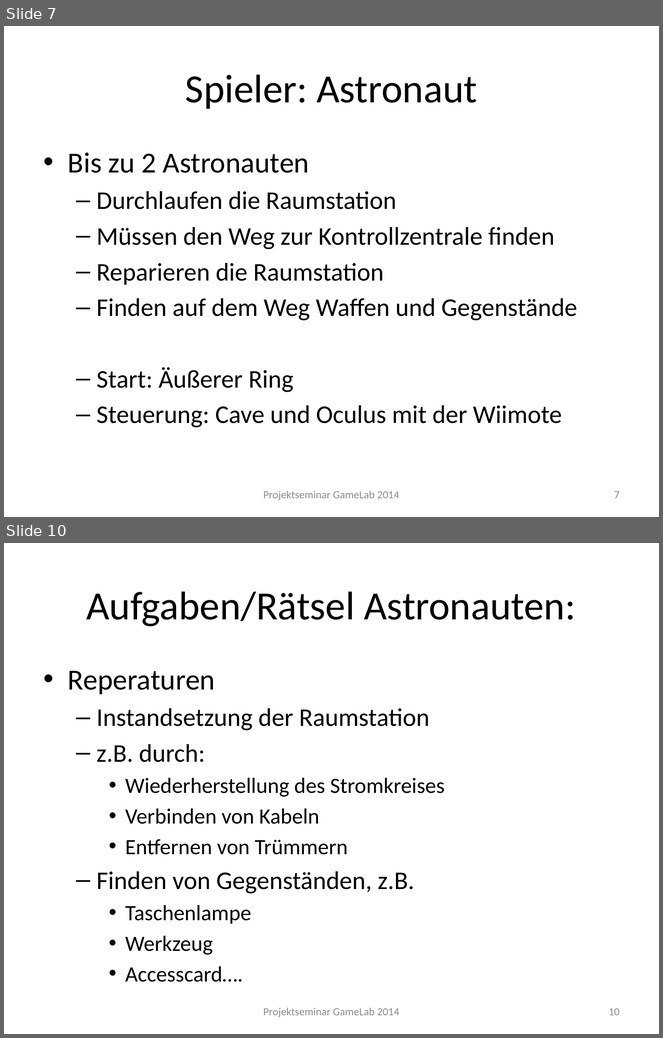
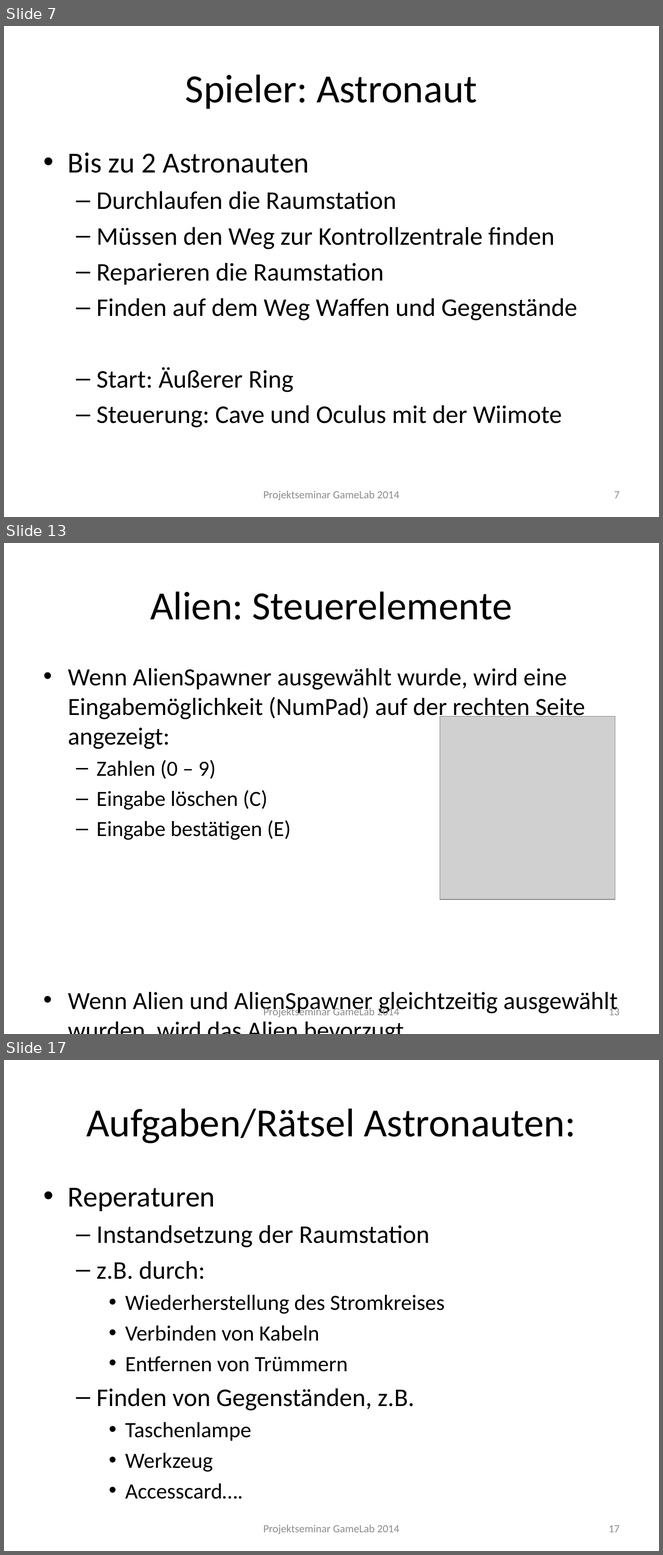
Before and after one commit to Instinctlol/gamelab2014, a slide deck: Abschlusspräsentation/SpielkonzeptFINAL.pptx. Shown one above the other, each under a label of ours: slides 7 and 10 before the commit, slides 7, 13 and 17 after it; the slides between them are not shown. The pictures are 663x1038 and 663x1555 pixels, drawn with LibreOffice and Linux fonts; fonts in the diff are those of the drawing; grey boxes stand for pictures; background and template pictures are left out. Boxes give left, top, right and bottom in pixels: in the first picture for what was removed or moved away, otherwise in the second. Text is boxed around its words. In the diff, an @@ line names an element or a change of style, - is before the commit and + after.

Commit message:
Alien Sachen reingepackt

```diff
--- a/Abschlusspräsentation/SpielkonzeptFINAL.pptx
+++ b/Abschlusspräsentation/SpielkonzeptFINAL.pptx
@@ slide 13 added at [4,543,659,1034], background picture (left out) @@
@@ title added at [150,591,513,620], 44 pt, text #000000 @@
+Alien: Steuerelemente
@@ text added at [68,668,618,1016], 27.2 pt, text #000000 @@
+• Wenn AlienSpawner ausgewählt wurde, wird eine Eingabemöglichkeit (NumPad) auf der rechten Seite angezeigt:
+  – Zahlen (0 – 9)
+  – Eingabe löschen (C)
+  – Eingabe bestätigen (E)
+• Wenn Alien und AlienSpawner gleichtzeitig ausgewählt wurden, wird das Alien bevorzugt.
@@ picture added at [440,717,616,900] @@
@@ text added at [263,1006,400,1018], 12 pt, text #8C8C8C @@
+Projektseminar GameLab 2014
@@ page number added at [609,1006,620,1016], 12 pt, text #8C8C8C @@
+13
@@ what was slide 10 is now slide 17 @@
@@ page number at [609,1525,620,1533]: text changed @@
-10
+17
```
Also in this commit, not shown: 2 slides changed, 6 other slides added, 4 other files.
